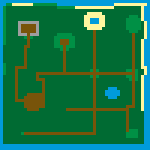
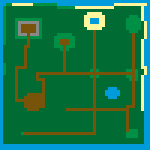
Layer changes from the first 150x150 image to the second:
painted on "Camada 1" over bbox(15, 18, 42, 39)
